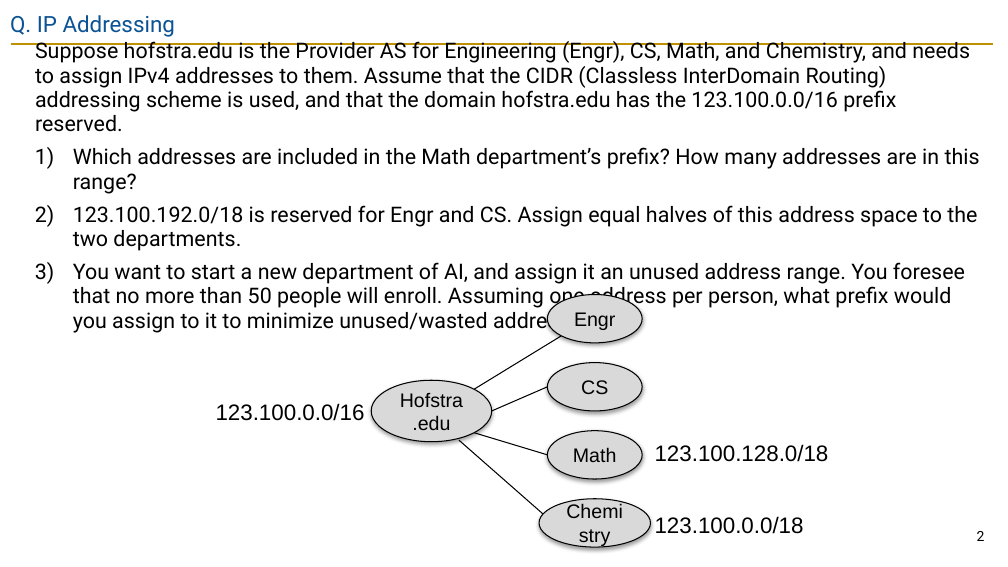
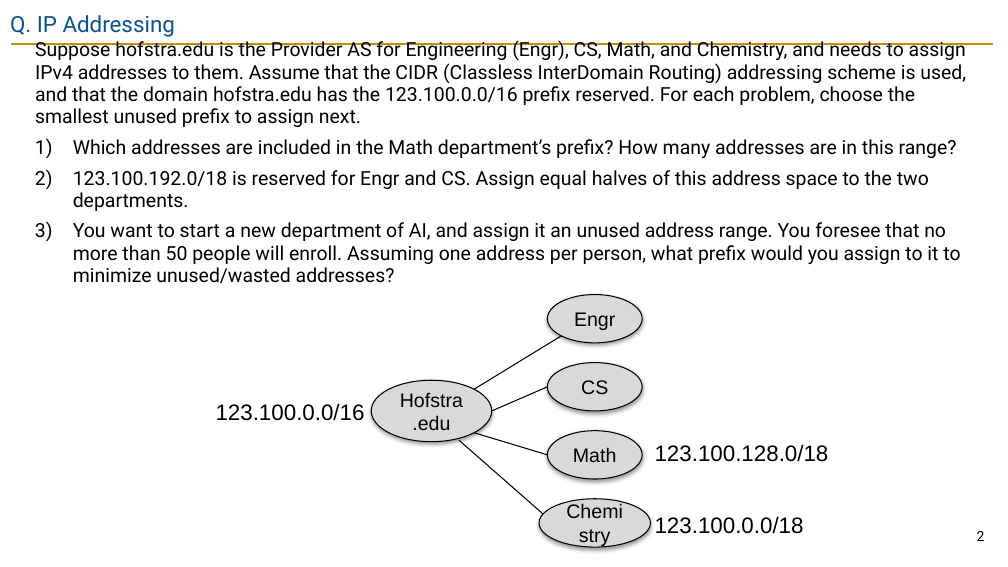
Before and after one commit to guhofstra/CSC175Sp26, a slide deck: slide 2 of PPTs/Lecture 6 - IP Addressing Exercises ANS.pptx. Drawn at 1008x567 pixels with LibreOffice and Linux fonts; fonts in the diff are those of the drawing. Boxes give left, top, right and bottom in pixels: in the first picture for what was removed or moved away, otherwise in the second. Text is boxed around its words. In the diff, an @@ line names an element or a change of style, - is before the commit and + after.

```diff
--- a/PPTs/Lecture 6 - IP Addressing Exercises ANS.pptx
+++ b/PPTs/Lecture 6 - IP Addressing Exercises ANS.pptx
@@ text at (x1=35, y1=40, x2=966, y2=127): text changed; size 15.3 to 13.9 pt @@
-Suppose hofstra.edu is the Provider AS for Engineering (Engr), CS, Math, and Chemistry, and needs to assign IPv4 addresses to them. Assume that the CIDR (Classless InterDomain Routing) addressing scheme is used, and that the domain hofstra.edu has the 123.100.0.0/16 prefix reserved.
+Suppose hofstra.edu is the Provider AS for Engineering (Engr), CS, Math, and Chemistry, and needs to assign IPv4 addresses to them. Assume that the CIDR (Classless InterDomain Routing) addressing scheme is used, and that the domain hofstra.edu has the 123.100.0.0/16 prefix reserved. For each problem, choose the smallest unused prefix to assign next.
@@ text at (x1=73, y1=139, x2=960, y2=284): size 15.3 to 13.9 pt in "Which addresses are included in the Math ...", "123.100.192.0/18 is reserved for Engr and CS. ...", "You want to start a new department ..." @@
```
Also in this commit, not shown: 1 other slide changed, 8 other files.
